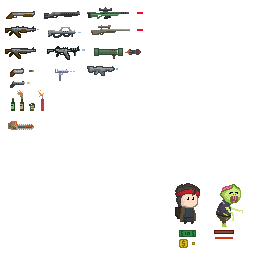
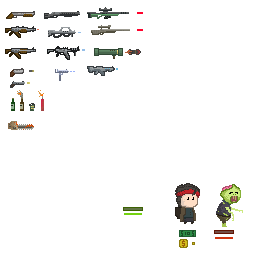
Layer changes from the first 256 x 256 image to the second:
added layer "Цветовой тон/Насыщенность 2" above "Цветовой тон/Насыщенность 1" over [124, 213, 142, 215]
added layer "Цветовой тон/Насыщенность 1" above "Слой 73" over [123, 207, 143, 211]
